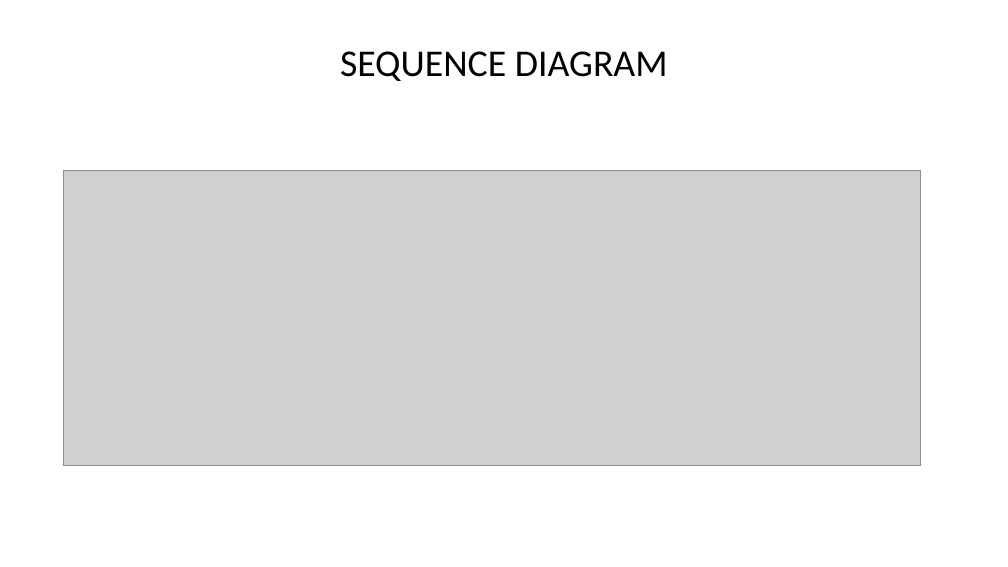
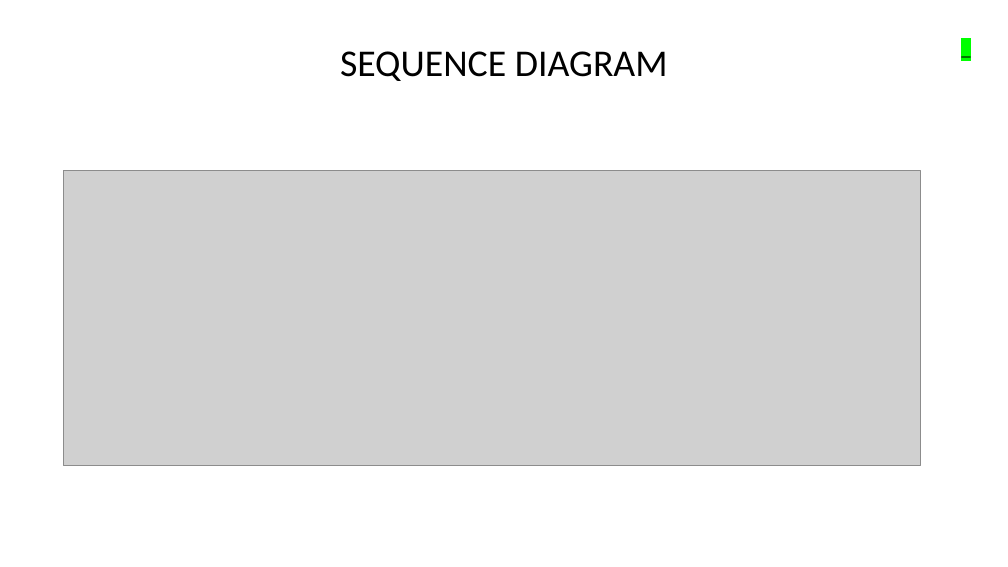
Before and after one commit to colby13king/cs5320-code, a slide deck: slide 9 of LicenseAssetManager/docs/team10FinalPresentation.pptx (slide 8 before the commit). Drawn at 1008x567 pixels with LibreOffice and Linux fonts; fonts in the diff are those of the drawing; grey boxes stand for pictures; background and template pictures are left out. Boxes give left, top, right and bottom in pixels: in the first picture for what was removed or moved away, otherwise in the second. Text is boxed around its words. In the diff, an @@ line names an element or a change of style, - is before the commit and + after.

```diff
--- a/LicenseAssetManager/docs/team10FinalPresentation.pptx
+++ b/LicenseAssetManager/docs/team10FinalPresentation.pptx
@@ text added at bbox=[954, 33, 979, 87], 18 pt, text #000000 @@
+_
```
Also in this commit, not shown: 9 other slides changed, 5 slides added, 2 slides removed.
